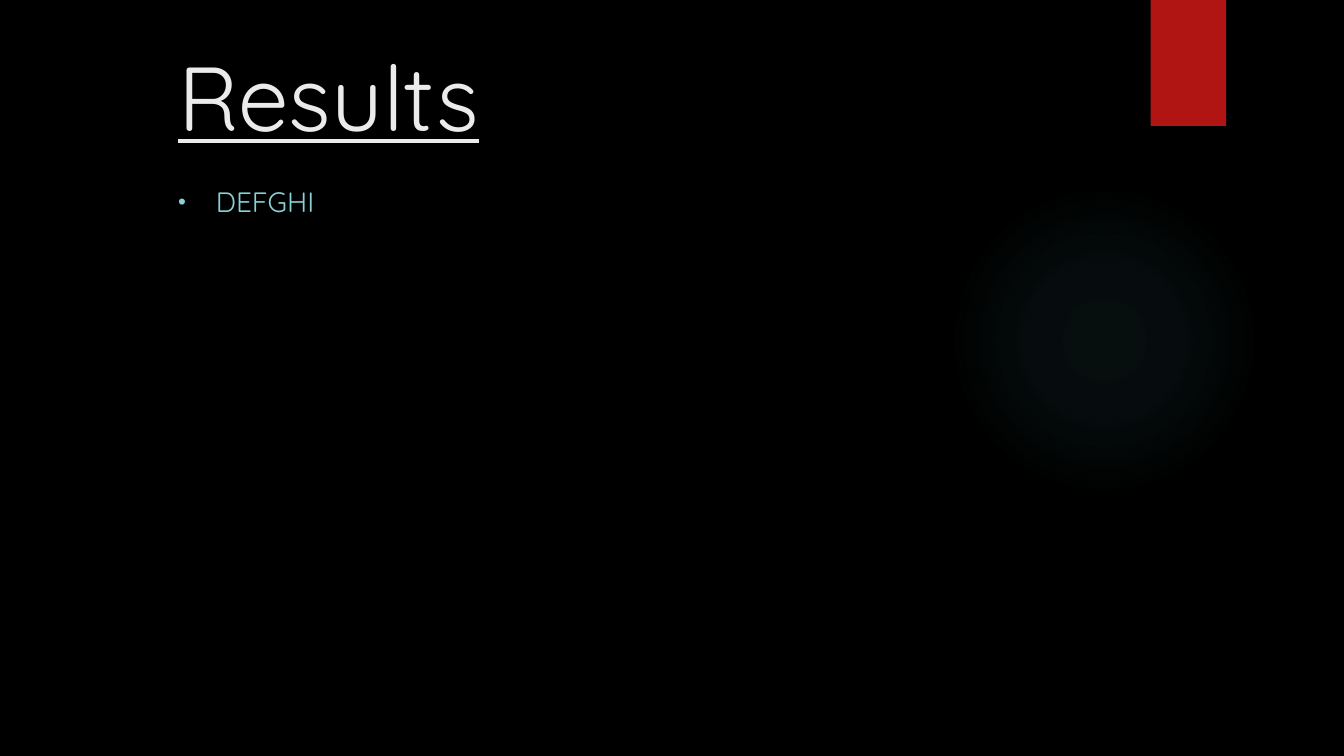
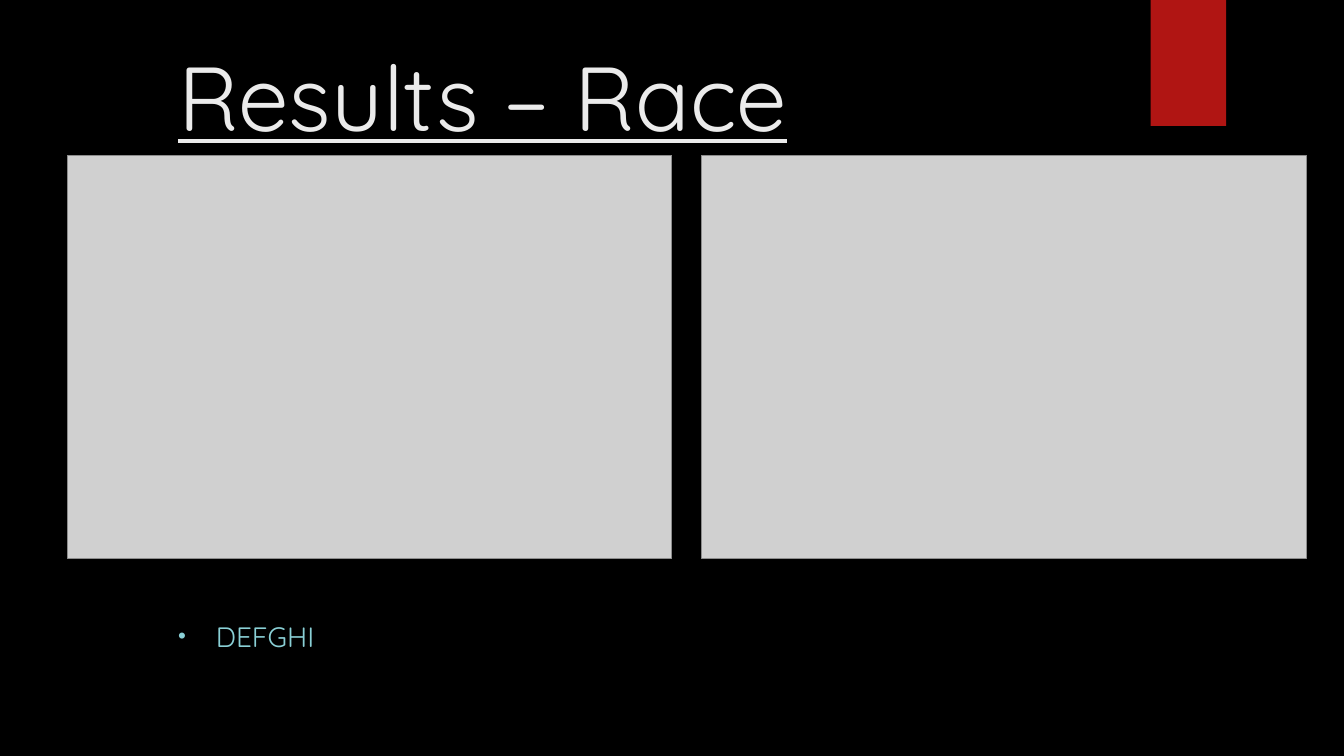
Before and after one commit to Falcon-d/Project-1-Broadband-Access, a slide deck: slide 8 of Project 1 Deck.pptx (slide 6 before the commit). Drawn at 1344x756 pixels with LibreOffice and Linux fonts; fonts in the diff are those of the drawing; grey boxes stand for pictures; background and template pictures are left out. Boxes give left, top, right and bottom in pixels: in the first picture for what was removed or moved away, otherwise in the second. Text is boxed around its words. In the diff, an @@ line names an element or a change of style, - is before the commit and + after.

```diff
--- a/Project 1 Deck.pptx
+++ b/Project 1 Deck.pptx
@@ title at [178, 64, 787, 156]: text changed @@
-Results
+Results – Race
@@ picture added at [68, 155, 673, 559] @@
@@ picture added at [702, 155, 1307, 559] @@
@@ ellipse removed at [949, 185, 1259, 495] @@
@@ subtitle "DEFGHI": place and size @@
-subtitle "DEFGHI" at [216, 192, 314, 213]
+subtitle "DEFGHI" at [216, 627, 314, 648]
```
Also in this commit, not shown: 4 other slides changed, 9 slides added.
